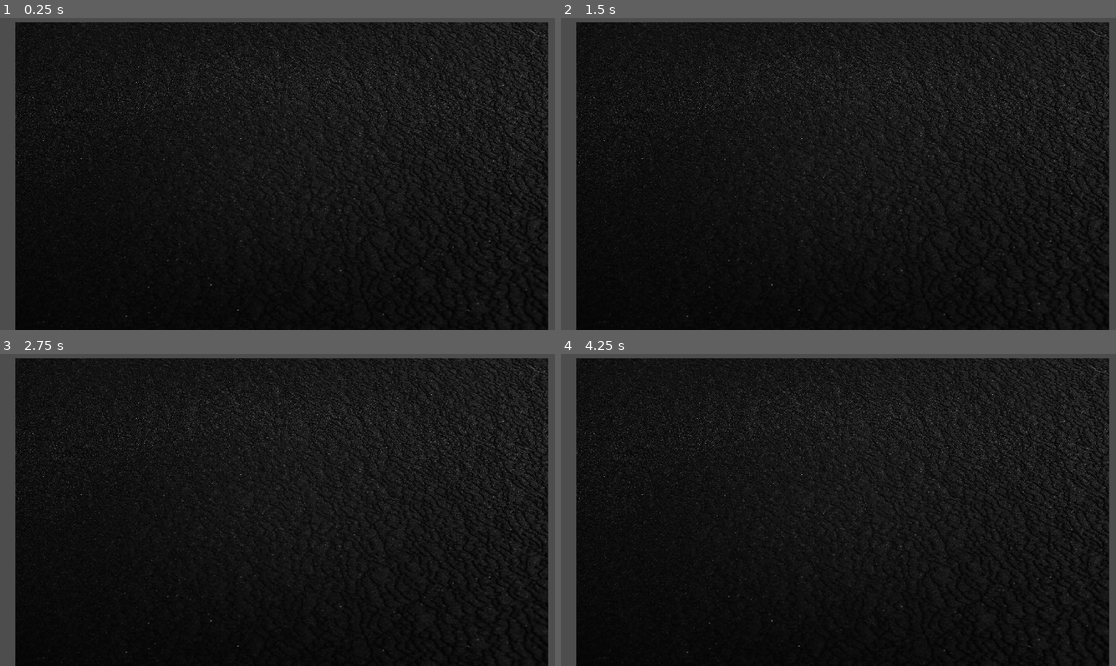
Above: before the commit, frames 1-4 (two rows, left to right).
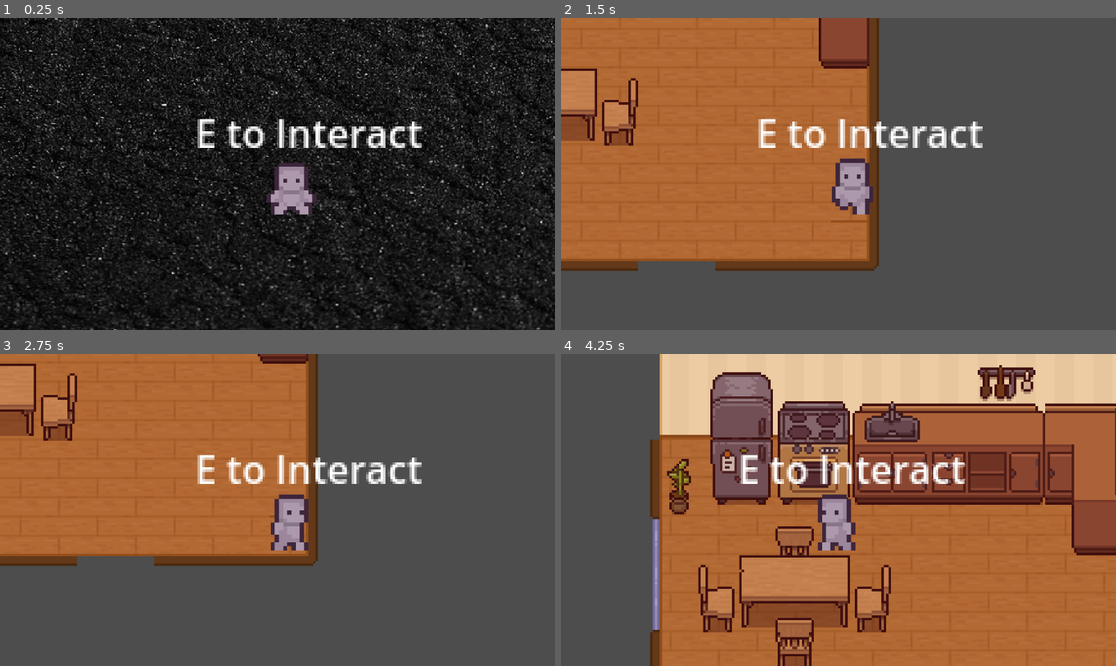
Above: after the commit, the same moments.

Repository: dddddakari/purgency
Game: Godot game, scene res://background/outside/cutscene.tscn
Same seed, same stepped clock (60 frames per second), same inputs: the game is played once before the commit and once after it. This scene is started directly instead of the project's main scene.
Inputs:
- Up to frame 1 (0.25 s): no input
- Up to frame 2 (1.5 s): hold Right (ui_right) 0.53-1.28 s; hold E (interact) 0.53-1.28 s; hold Down (ui_down) from 1.28 s (still down); tap E (interact) at 1.35 s
- Up to frame 3 (2.75 s): release Down (ui_down) at 2.03 s; hold Right (ui_right) from 2.03 s (still down); hold E (interact) from 2.03 s (still down)
- Up to frame 4 (4.25 s): release Right (ui_right) at 2.78 s; release E (interact) at 2.78 s; hold Up (ui_up) 2.78-3.53 s; tap E (interact) at 2.85 s; hold Left (ui_left) from 3.53 s (still down); hold E (interact) from 3.53 s (still down)

The runs differ from the first frame. In frame 1, 24% of the frame differs, in the area x 0-100%, y 0-100%; in frame 2, 97%; in frame 3, 96%; in frame 4, 97%, in the area x 2-100%, y 0-100%.

Commit message:
Change Screen To Cutscene + Back To Kitchen ( not possible in official game)

Diff:
--- a/purgency-/background/kitchen01.tscn
+++ b/purgency-/background/kitchen/kitchen01.tscn
@@ -1,16 +1,17 @@
-[gd_scene load_steps=36 format=4 uid="uid://bpgckbqg0nw5n"]
-
-[ext_resource type="PackedScene" uid="uid://jicmp1ue2x5v" path="res://entities/items/fridge/Fridge.tscn" id="1_mal84"]
-[ext_resource type="Texture2D" uid="uid://deojvv3m13ruu" path="res://background/TopDownHouse_DoorsAndWindows.png" id="1_pkqpq"]
-[ext_resource type="Texture2D" uid="uid://tcrjlu6oagh0" path="res://background/TopDownHouse_FloorsAndWalls.png" id="2_mal84"]
-[ext_resource type="Texture2D" uid="uid://c1qctmh3d84wc" path="res://background/TopDownHouse_FloorsAndWalls_OpenDoors.png" id="3_d0mku"]
-[ext_resource type="Texture2D" uid="uid://bthbo8fsd2hbt" path="res://background/TopDownHouse_FurnitureState1.png" id="4_6iqww"]
-[ext_resource type="Texture2D" uid="uid://dbnln7t4kg4nj" path="res://background/TopDownHouse_FurnitureState2.png" id="5_ir46g"]
-[ext_resource type="Texture2D" uid="uid://d1440o7a1fnwt" path="res://background/TopDownHouse_SmallItems.png" id="6_86o3m"]
-[ext_resource type="PackedScene" uid="uid://dqm0mk3hhq2c0" path="res://entities/player/player.tscn" id="7_f7jwb"]
+[gd_scene load_steps=38 format=4 uid="uid://bpgckbqg0nw5n"]
+
+[ext_resource type="Texture2D" uid="uid://deojvv3m13ruu" path="res://background/TopDownHouse_DoorsAndWindows.png" id="1_mq4e7"]
+[ext_resource type="Texture2D" uid="uid://tcrjlu6oagh0" path="res://background/TopDownHouse_FloorsAndWalls.png" id="2_mppru"]
+[ext_resource type="Texture2D" uid="uid://c1qctmh3d84wc" path="res://background/TopDownHouse_FloorsAndWalls_OpenDoors.png" id="3_y7cd1"]
+[ext_resource type="Texture2D" uid="uid://bthbo8fsd2hbt" path="res://background/TopDownHouse_FurnitureState1.png" id="4_bd51q"]
+[ext_resource type="Texture2D" uid="uid://dbnln7t4kg4nj" path="res://background/TopDownHouse_FurnitureState2.png" id="5_jeocq"]
+[ext_resource type="Texture2D" uid="uid://d1440o7a1fnwt" path="res://background/TopDownHouse_SmallItems.png" id="6_6e7pm"]
+[ext_resource type="PackedScene" uid="uid://dqm0mk3hhq2c0" path="res://entities/player/player.tscn" id="7_db8sy"]
+[ext_resource type="PackedScene" uid="uid://jicmp1ue2x5v" path="res://entities/items/fridge/Fridge.tscn" id="8_h2x6i"]
+[ext_resource type="Script" uid="uid://bs2armi551nx2" path="res://background/kitchen/area_2d.gd" id="9_qyhie"]
 
 [sub_resource type="TileSetAtlasSource" id="TileSetAtlasSource_oo3te"]
-texture = ExtResource("1_pkqpq")
+texture = ExtResource("1_mq4e7")
 0:0/0 = 0
 1:0/0 = 0
 2:0/0 = 0
@@ -1690,6 +1691,9 @@
 a = Vector2(-23, 0)
 b = Vector2(42, 0)
 
+[sub_resource type="CircleShape2D" id="CircleShape2D_mq4e7"]
+radius = 15.0333
+
 [node name="Kitchen01" type="Node2D"]
 
 [node name="Layers" type="Node2D" parent="."]
@@ -1787,3 +1791,14 @@
 [node name="wall-door-right" type="CollisionShape2D" parent="StaticBody2D"]
 position = Vector2(70, 115)
 shape = SubResource("SegmentShape2D_aw786")
+
+[node name="Area2D" type="Area2D" parent="."]
+position = Vector2(126, 209)
+script = ExtResource("9_qyhie")
+
+[node name="CollisionShape2D" type="CollisionShape2D" parent="Area2D"]
+position = Vector2(2, 2)
+shape = SubResource("CircleShape2D_mq4e7")
+
+[connection signal="body_entered" from="Area2D" to="Area2D" method="_on_body_entered"]
+[connection signal="body_exited" from="Area2D" to="Area2D" method="_on_body_exited"]
--- /dev/null
+++ b/purgency-/background/outside/area_2d.gd
@@ -0,0 +1,14 @@
+extends Area2D
+
+var entered = false
+
+func _on_body_entered(_body: PhysicsBody2D):
+	entered = true
+
+func _on_body_exited(_body):
+		entered = false
+
+func _process(_delta):
+	if entered == true:
+		if Input.is_action_just_pressed("interact"):
+			get_tree().change_scene_to_file("res://background/kitchen/kitchen01.tscn")
--- a/purgency-/background/outside/cutscene.tscn
+++ b/purgency-/background/outside/cutscene.tscn
@@ -1,6 +1,11 @@
-[gd_scene load_steps=2 format=3 uid="uid://db17yv43wbjn7"]
+[gd_scene load_steps=5 format=3 uid="uid://db17yv43wbjn7"]
 
 [ext_resource type="Texture2D" uid="uid://cl3xusiebmnb8" path="res://background/outside/black.jpg" id="1_q7vq4"]
+[ext_resource type="Script" uid="uid://qnmekb1g0wd2" path="res://background/outside/area_2d.gd" id="2_mj65o"]
+[ext_resource type="PackedScene" uid="uid://dqm0mk3hhq2c0" path="res://entities/player/player.tscn" id="3_hl3hb"]
+
+[sub_resource type="RectangleShape2D" id="RectangleShape2D_hl3hb"]
+size = Vector2(1126, 639)
 
 [node name="Cutscene" type="Node2D"]
 
@@ -8,3 +13,28 @@
 position = Vector2(585, 332)
 scale = Vector2(0.368667, 0.323)
 texture = ExtResource("1_q7vq4")
+
+[node name="Area2D" type="Area2D" parent="."]
+script = ExtResource("2_mj65o")
+
+[node name="CollisionShape2D" type="CollisionShape2D" parent="Area2D"]
+position = Vector2(582, 331.5)
+shape = SubResource("RectangleShape2D_hl3hb")
+
+[node name="Player" parent="Area2D" instance=ExtResource("3_hl3hb")]
+position = Vector2(498, 188)
+
+[node name="Camera2D" type="Camera2D" parent="Area2D/Player"]
+position = Vector2(-122, -74)
+scale = Vector2(5, 5)
+anchor_mode = 0
+zoom = Vector2(5, 5)
+limit_left = -25
+limit_top = -25
+limit_right = 1000
+limit_bottom = 1000
+drag_horizontal_enabled = true
+drag_vertical_enabled = true
+
+[connection signal="body_entered" from="Area2D" to="Area2D" method="_on_body_entered"]
+[connection signal="body_exited" from="Area2D" to="Area2D" method="_on_body_exited"]
Renamed: purgency-/background/area_2d.gd -> purgency-/background/kitchen/area_2d.gd
Renamed: purgency-/background/area_2d.gd.uid -> purgency-/background/kitchen/area_2d.gd.uid
Not shown: 7 places in purgency-/background/kitchen/kitchen.tscn that only renumber resources
Not shown: 10 places in purgency-/background/kitchen/kitchen01.tscn that only renumber resources
Not shown, added: purgency-/background/outside/area_2d.gd.uid
